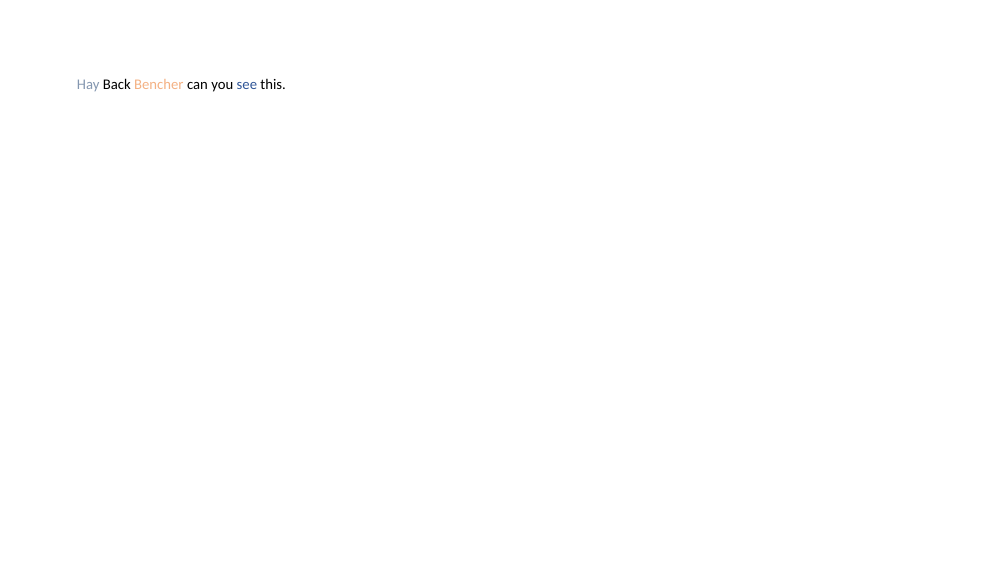
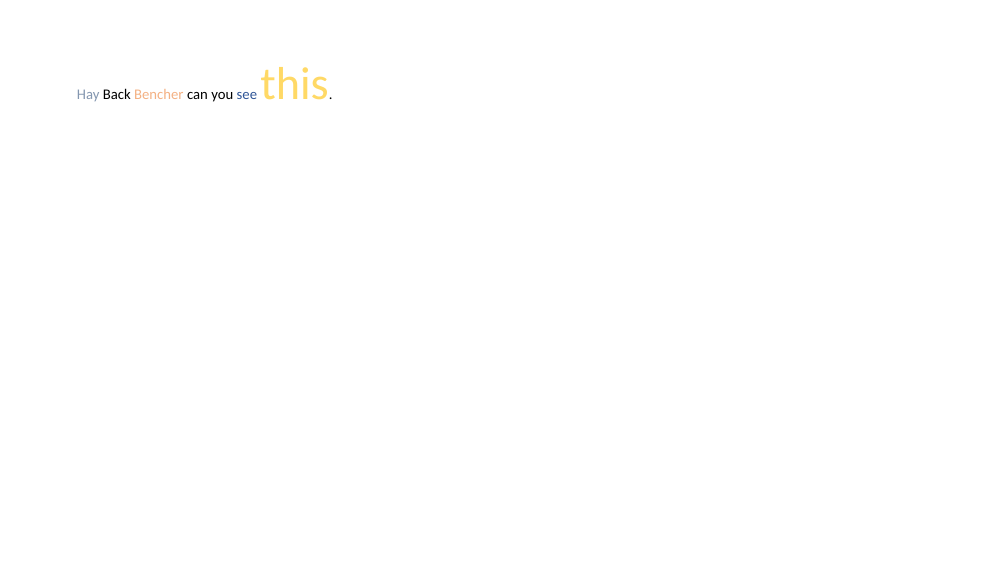
Before and after one commit to tushartushar/slideQ, a slide deck: slide 4 of SlideQTests/TestFile/SlideQTestCount.pptx. Drawn at 1008x567 pixels with LibreOffice and Linux fonts; fonts in the diff are those of the drawing. Boxes give left, top, right and bottom in pixels: in the first picture for what was removed or moved away, otherwise in the second. Text is boxed around its words. In the diff, an @@ line names an element or a change of style, - is before the commit and + after.

```diff
--- a/SlideQTests/TestFile/SlideQTestCount.pptx
+++ b/SlideQTests/TestFile/SlideQTestCount.pptx
@@ title "Hay Back Bencher can you ..." at [77, 67, 328, 102]: size 14 to 44 pt, text colour #000000 to #FFD966 in "this." @@
```
Also in this commit, not shown: 1 other slide changed, 7 other files.
